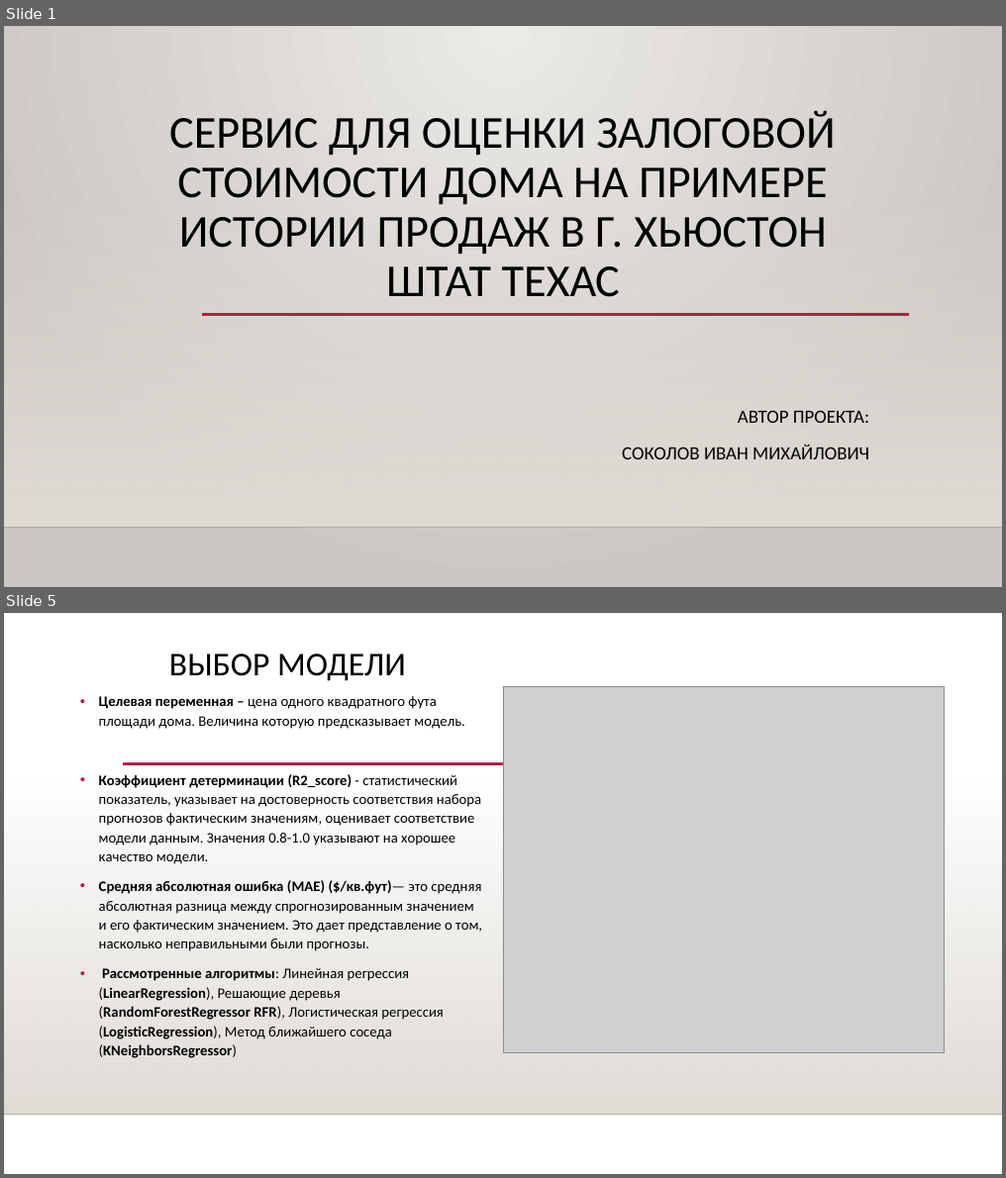
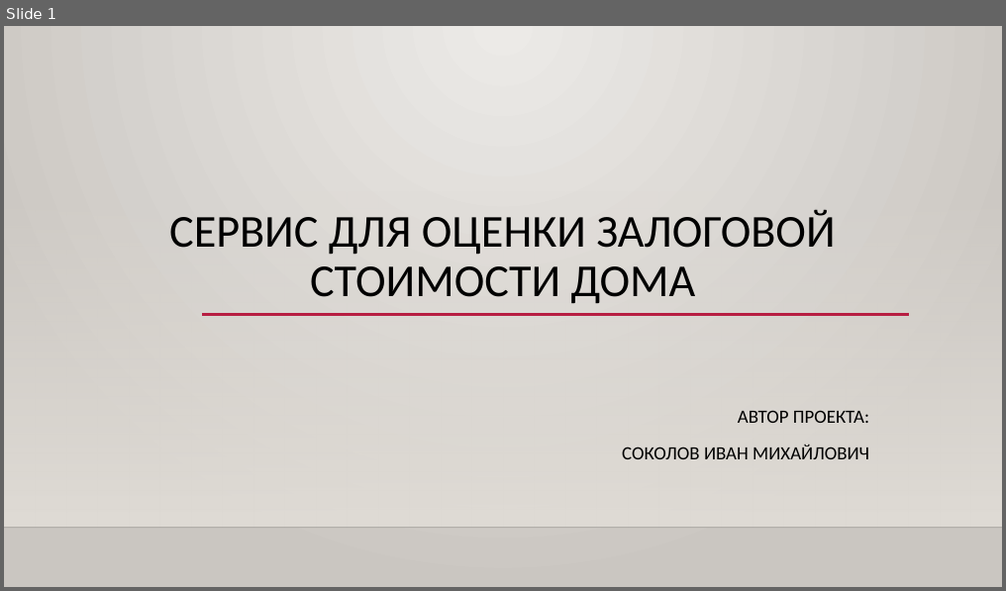
Before and after one commit to Sokolov-IM/sim-repo, a slide deck: Дипломный проект/Sokolov_presentation.pptx. Shown one above the other, each under a label of ours: slides 1 and 5 before the commit, slide 1 after it; the slides between them are not shown. The pictures are 1006x1178 and 1006x591 pixels, drawn with LibreOffice and Linux fonts; fonts in the diff are those of the drawing; grey boxes stand for pictures; background and template pictures are left out. Boxes give left, top, right and bottom in pixels: in the first picture for what was removed or moved away, otherwise in the second. Text is boxed around its words. In the diff, an @@ line names an element or a change of style, - is before the commit and + after.

```diff
--- a/Дипломный проект/Sokolov_presentation.pptx
+++ b/Дипломный проект/Sokolov_presentation.pptx
@@ slide 5 removed at bbox=[4, 613, 1002, 1174], background #FFFFFF; not listed: 2 template elements that a slide beside it also shows @@
@@ title removed at bbox=[169, 654, 406, 681] @@
-ВЫБОР МОДЕЛИ
@@ text removed at bbox=[99, 696, 482, 1059] @@
-• Целевая переменная – цена одного квадратного фута площади дома. Величина которую предсказывает модель.
-• Коэффициент детерминации (R2_score) - статистический показатель, указывает на достоверность соответствия набора прогнозов фактическим значениям, оценивает соответствие модели данным. Значения 0.8-1.0 указывают на хорошее качество модели.
-• Средняя абсолютная ошибка (MAE) ($/кв.фут)— это средняя абсолютная разница между спрогнозированным значением и его фактическим значением. Это дает представление о том, насколько неправильными были прогнозы.
-• Рассмотренные алгоритмы: Линейная регрессия (LinearRegression), Решающие деревья (RandomForestRegressor RFR), Логистическая регрессия (LogisticRegression), Метод ближайшего соседа (KNeighborsRegressor)
@@ picture removed at bbox=[503, 687, 945, 1054] @@
@@ line removed from (123, 764) to (910, 764) @@
@@ slide 1 changed as well @@
@@ title at bbox=[169, 209, 835, 304]: text changed @@
-СЕРВИС ДЛЯ ОЦЕНКИ ЗАЛОГОВОЙ СТОИМОСТИ ДОМА НА ПРИМЕРЕ ИСТОРИИ ПРОДАЖ В Г. ХЬЮСТОН ШТАТ ТЕХАС
+СЕРВИС ДЛЯ ОЦЕНКИ ЗАЛОГОВОЙ СТОИМОСТИ ДОМА
```
Also in this commit, not shown: 7 slides added, 7 other slides removed.
